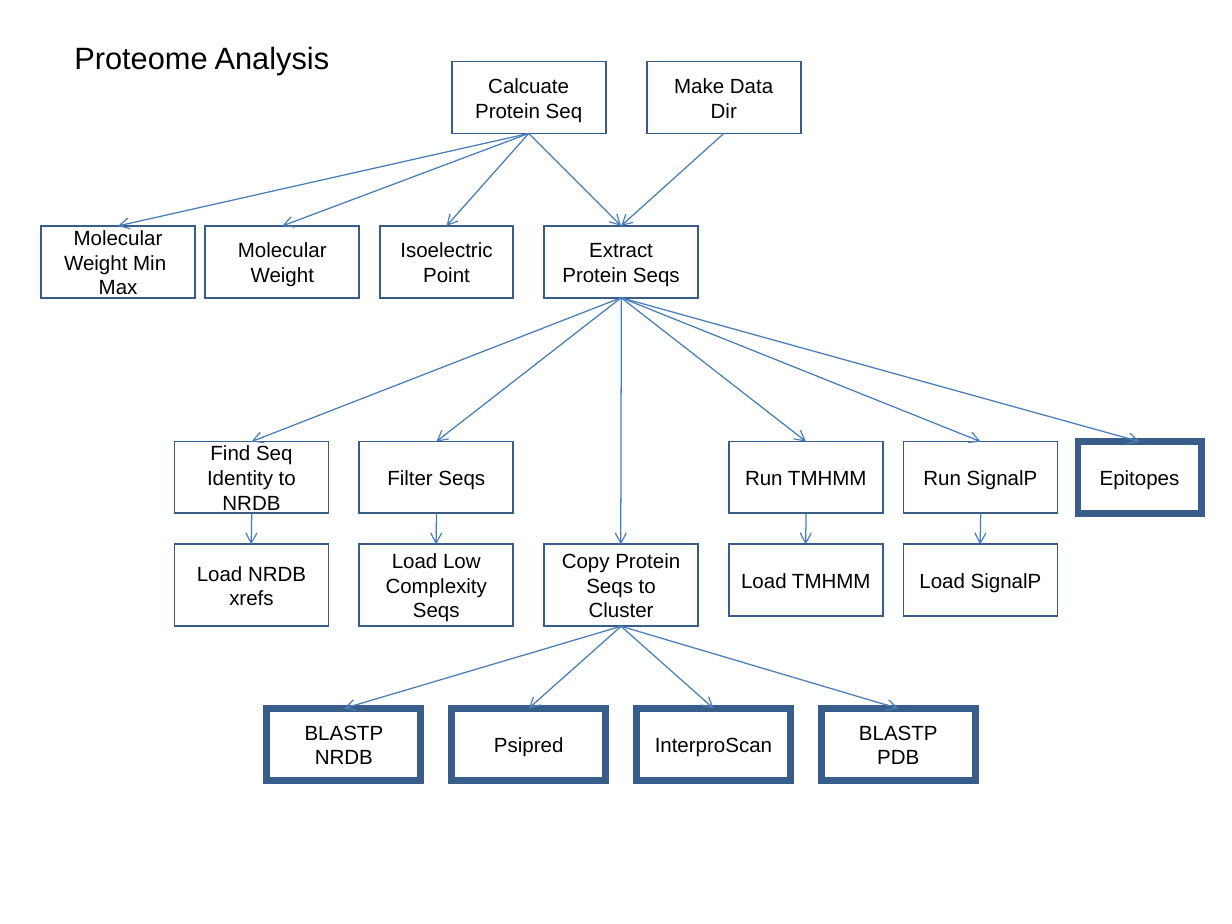
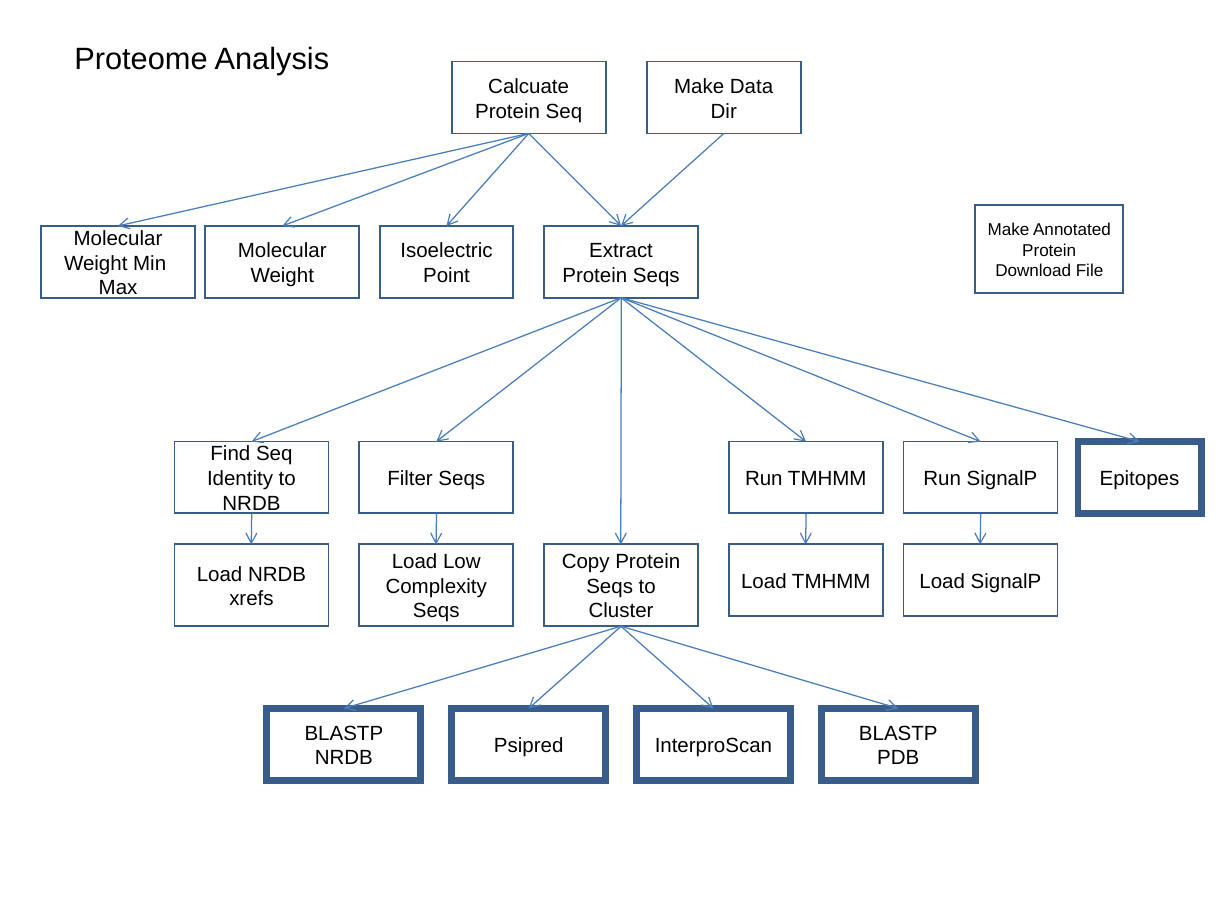
Before and after one commit to VEuPathDB/ApiCommonData, a slide deck: slide 8 of Load/doc/workflow/AnalysisWorkflow_wei.ppt (slide 5 before the commit). Drawn at 1232x924 pixels with LibreOffice and Linux fonts; fonts in the diff are those of the drawing. Boxes give left, top, right and bottom in pixels: in the first picture for what was removed or moved away, otherwise in the second. Text is boxed around its words. In the diff, an @@ line names an element or a change of style, - is before the commit and + after.

```diff
--- a/Load/doc/workflow/AnalysisWorkflow_wei.ppt
+++ b/Load/doc/workflow/AnalysisWorkflow_wei.ppt
@@ rectangle added at <box>976,206,1124,293</box>, fill #FFFFFF, outline #385D8A 0.99 pt, 10 pt, text #000000 @@
+Make Annotated Protein Download File
```
Also in this commit, not shown: 7 other slides changed, 4 slides added, 2 slides removed.
